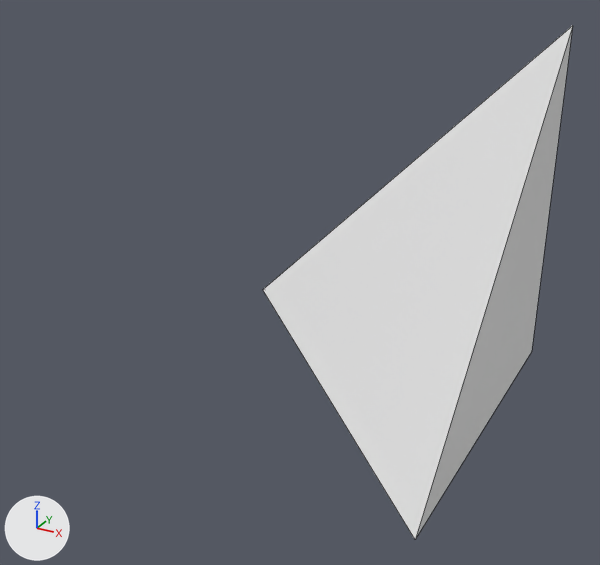
The glTF model dist/Model/steel-corner.glb: old version first, new version second.
The view is the same before and after, from a 50 mm camera at (0.983, -1.91, 0.768) aimed at (-0.021, -0.084, -0.145). Lighting does not change. The marker at lower left points along +X, +Y and +Z. Mesh edges are drawn as thin lines. Where no turn or scale is listed for an object, it has been applied to the vertices. Vertices at the same position are counted once.

Before the edit, the objects in view are built like this:
```python
me_cube_004 = bpy.data.meshes.new('Cube.004')
me_cube_004.from_pydata(...)  # 4 vertices, 4 faces; spans x -0.5..0.5, y -0.5..0.5, z -0.5..0.5
me_cube_004.materials.append(mat_material)  # white #e7e7e7
# before: 0 (0.5, 0.5, 0.5) at pixel (572, 25), 1 (0.5, 0.5, -0.5) at pixel (531, 351), 2 (0.5, -0.5, -0.5) at pixel (415, 539), 3 (-0.5, 0.5, -0.5) at pixel (262, 289)
ob_cube_004 = bpy.data.objects.new('Cube.004', me_cube_004)
ob_cube_004.location = (0.0, 0.0, 0.0)
```
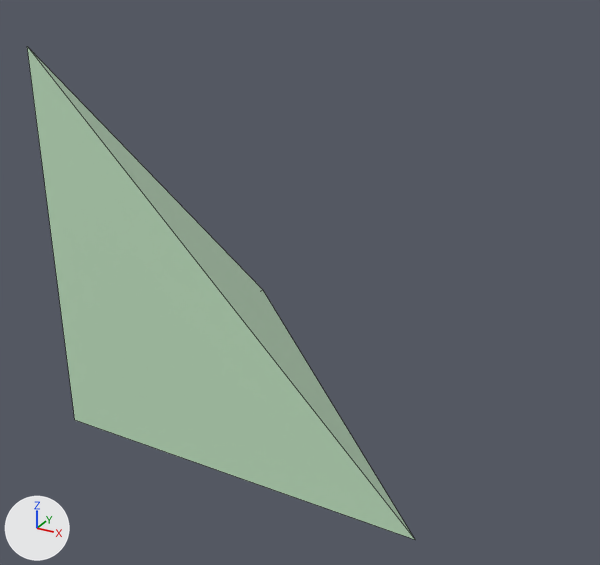
Where the newer file only moved an object's origin or applied its transform, the numbers keep the older frame.

Where the change shows, as pixel boxes [x1, y1, x2, y2] in the pictures (600 x 565 px):
'Cube.004', reshaped (25% wider)
    before: [263, 26, 573, 539]
    after: [27, 47, 415, 540]

What the commit changed:
Material 'Green' (mat_green) is new.
Its base color is (0.56, 0.8, 0.56) (white #c5e7c5).
me_cube_004 has 4 vertices, 4 faces and spans x -0.5..0.5, y -0.5..0.5, z -0.5..0.5.
me_cube_004 is used by ob_cube_004; location (0.0, 0.0, 0.0).
Verts and faces of me_cube_004; kept vertices keep their numbers, new ones are numbered from 4.
me_cube_004 no longer uses material mat_material (white #e7e7e7).
Part 1, on me_cube_004:
Vertices deleted: 0, 1 (with the faces that use them).
New vertex 4 is at (-0.5, -0.5, -0.5), pixel (74, 419).
New vertex 5 is at (-0.5, -0.5, 0.5), pixel (27, 46).
New faces: (2, 5, 4), (2, 3, 5), (3, 4, 5), (2, 4, 3).
me_cube_004 now uses material mat_green (white #c5e7c5).
